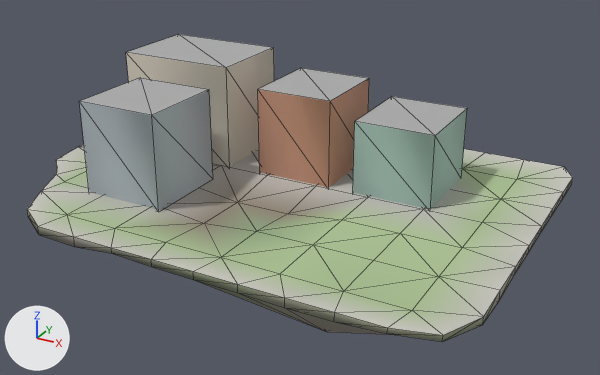
A saved change to the glTF model godot_project/remake/sky/islands/SKY-014.lod1.glb.
Both versions are drawn from a camera (50 mm lens) standing at (78.4, -140.9, 70.2) and looking at (0.1, 1.7, -1.1). Every picture has the same lights, and +X, +Y and +Z are marked at lower left. The first picture is the older version. Mesh edges are drawn as thin lines. Vertices at exactly the same position are counted once.

Objects in the first picture: 'buildings', 'deck', 'rock'.
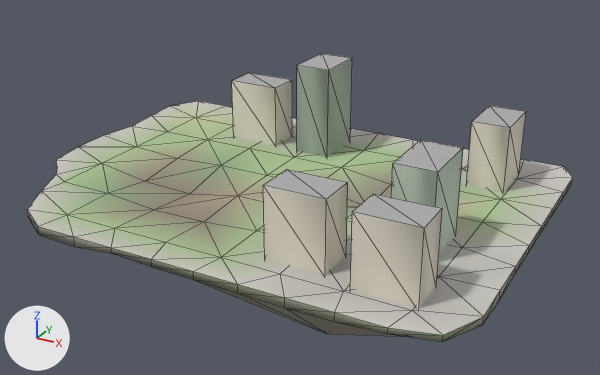
Where the change shows, as pixel boxes (x1, y1, x2, y2) in the pictures (600 x 375 px; the box of a moved part takes in the faces that stretch with it):
'deck', reshaped, recoloured
    before: (27, 145, 573, 335)
    after: (27, 101, 573, 335)
'buildings', reshaped (24% narrower, 43% taller)
    before: (79, 34, 467, 211)
    after: (232, 54, 526, 308)
part 1 of me_deck, moved or reshaped
    before: (68, 163, 424, 257)
    after: (68, 140, 395, 257)
part 2 of me_deck, recoloured
    before: (64, 145, 554, 326)
    after: (64, 101, 554, 326)
part 3 of me_buildings, moved or reshaped
    before: (258, 68, 369, 187)
    after: (297, 54, 352, 157)
part 4 of me_buildings, moved or reshaped
    before: (353, 96, 467, 209)
    after: (263, 170, 348, 275)
part 5 of me_buildings, moved or reshaped
    before: (79, 78, 213, 211)
    after: (391, 140, 463, 254)
part 6 of me_buildings, moved or reshaped
    before: (126, 34, 274, 167)
    after: (350, 194, 442, 308)
part 7 of me_buildings, added
    after: (232, 73, 292, 145)
part 8 of me_buildings, added
    after: (466, 106, 526, 192)

Patch to the scene script:
```diff
--- a/godot_project/remake/sky/islands/SKY-014.lod1.glb.py
+++ b/godot_project/remake/sky/islands/SKY-014.lod1.glb.py
@@ me_deck @@
 # used by ob_deck; location = (0.0, 0.0, 0.0)
-me_deck.from_pydata(...)  # 86 vertices, 131 faces; spans x -56.2..50.2, y -40.5..37.9, z -1.6..0.0
-me_deck.vertices[52].co = (15.9, 13.9, 0.0)
-me_deck.vertices[56].co = (-32.2, 1.9, 0.0)
-me_deck.vertices[59].co = (3.8, 1.9, 0.0)  # pixel (316, 185)
-me_deck.vertices[60].co = (15.9, 1.9, 0.0)  # pixel (368, 197)
-me_deck.vertices[64].co = (-32.2, -10.1, 0.0)
-me_deck.vertices[65].co = (-20.1, -10.1, 0.0)
-me_deck.vertices[66].co = (-8.1, -10.1, -1.6)  # pixel (237, 202)
-me_deck.vertices[67].co = (3.8, -10.1, -1.5)  # pixel (288, 213)
-me_deck.vertices[73].co = (-20.1, -22.1, 0.0)
-me_deck.vertices[74].co = (-8.1, -22.1, -1.3)  # pixel (204, 223)
-me_deck.vertices[75].co = (3.8, -22.1, -0.1)  # pixel (256, 231)
+me_deck.from_pydata(...)  # 86 vertices, 131 faces; spans x -56.2..50.2, y -40.5..37.9, z -2.2..0.0
+# me_deck part 1
+me_deck.vertices[52].co = (15.9, 13.9, -1.7)  # pixel (391, 184)
+me_deck.vertices[56].co = (-32.2, 1.9, -0.6)  # pixel (177, 158)
+me_deck.vertices[59].co = (3.8, 1.9, -0.1)
+me_deck.vertices[60].co = (15.9, 1.9, -2.2)
+me_deck.vertices[64].co = (-32.2, -10.1, -1.8)  # pixel (145, 181)
+me_deck.vertices[65].co = (-20.1, -10.1, -2.2)  # pixel (190, 193)
+me_deck.vertices[66].co = (-8.1, -10.1, -0.2)  # pixel (237, 195)
+me_deck.vertices[67].co = (3.8, -10.1, 0.0)
+me_deck.vertices[73].co = (-20.1, -22.1, -1.1)  # pixel (154, 209)
+me_deck.vertices[74].co = (-8.1, -22.1, -0.9)  # pixel (204, 221)
+me_deck.vertices[75].co = (3.8, -22.1, 0.0)  # pixel (256, 230)
+# me_deck part 2: 107 faces centred in x -52.2..46.8, y -38.4..33.9, z -1.1..0.0 are repainted in the vertex colours, in many colours
 me_deck.materials.append(mat_sky_deck)
@@ me_buildings @@
 # used by ob_buildings; location = (0.0, 0.0, 0.0)
-me_buildings.from_pydata(...)  # 32 vertices, 40 faces; spans x -45.0..29.0, y -23.6..21.9, z -0.5..22.6
+me_buildings.from_pydata(...)  # 48 vertices, 60 faces; spans x -27.8..40.5, y -33.1..29.7, z -0.5..20.5
+# me_buildings part 3: the loose piece of 8 vertices spanning x -10.5..6.5, y 2.4..21.4, z -0.5..18.9 is scaled about its middle by (0.471, 0.632, 1.08), then moved by (-3.6, 11.7, 0.8)
+# me_buildings part 4: the loose piece of 8 vertices spanning x 12.0..29.0, y 2.4..21.4, z -0.5..15.6 is scaled about its middle by (0.706, 0.421, 0.91), then moved by (-3.7, -38.8, -0.7)
+# me_buildings part 5: the loose piece of 8 vertices spanning x -36.0..-18.0, y -23.6..-4.6, z -0.5..19.6 is scaled about its middle by (0.444, 0.684, 0.883), then moved by (60.1, 2.0, -1.2)
+# me_buildings part 6: the loose piece of 8 vertices spanning x -45.0..-18.0, y 1.9..21.9, z -0.5..22.6 is scaled about its middle by (0.444, 0.4, 0.631), then moved by (66.0, -41.0, -4.3)
+# me_buildings part 7: the loose piece of 8 vertices spanning x -45.0..-18.0, y 1.9..21.9, z -0.5..22.6 is copied, and the copy is scaled about its middle by (0.444, 0.4, 0.631), then moved by (9.7, 10.7, -4.3); it spans x -27.8..-15.8, y 18.6..26.6, z -0.5..14.1
+# me_buildings part 8: the loose piece of 8 vertices spanning x 12.0..29.0, y 2.4..21.4, z -0.5..15.6 is copied, and the copy is scaled about its middle by (0.471, 0.632, 0.91), then moved by (14.8, 11.8, -0.7); it spans x 31.3..39.3, y 17.7..29.7, z -0.5..14.1
 me_buildings.materials.append(mat_sky_lod_bldg)
```
